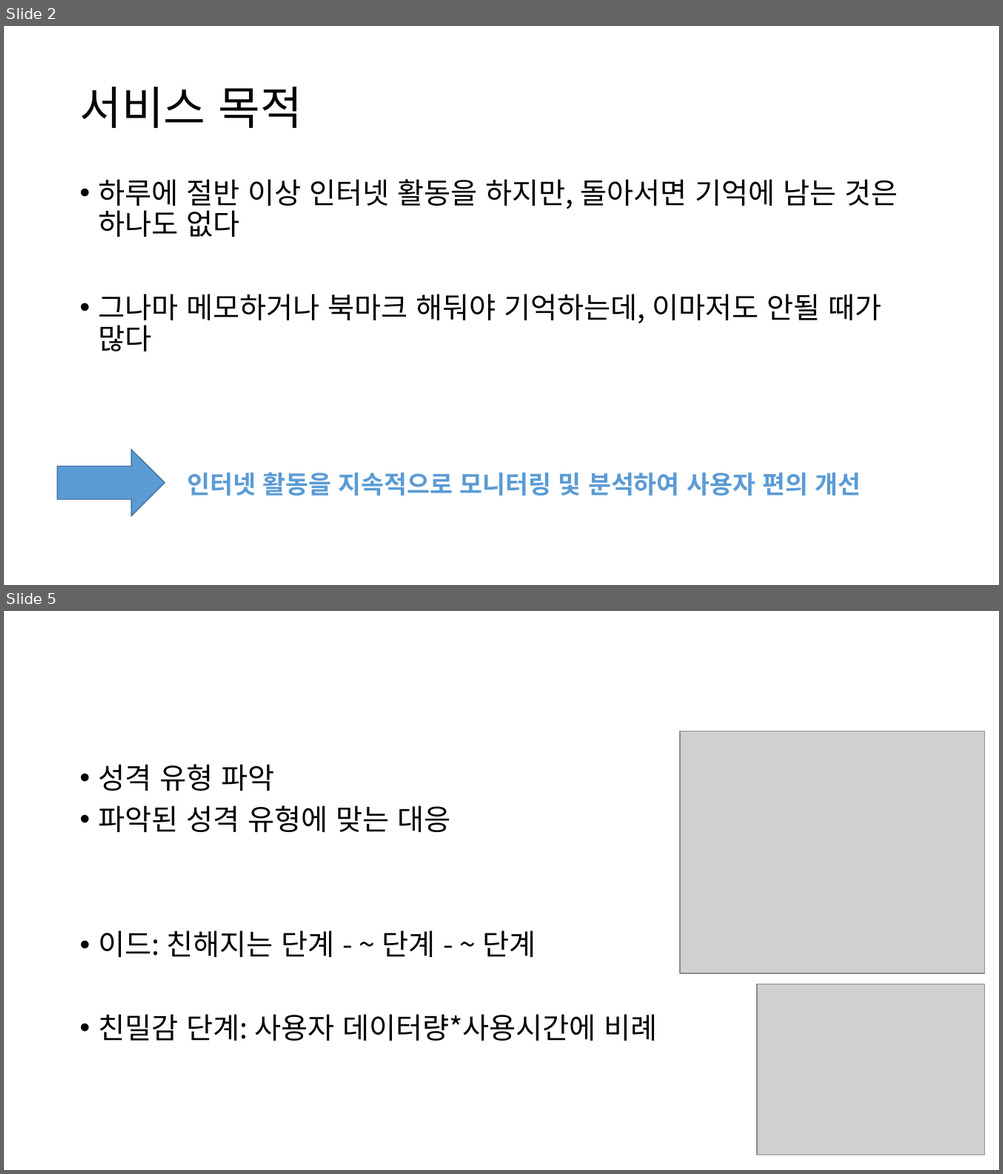
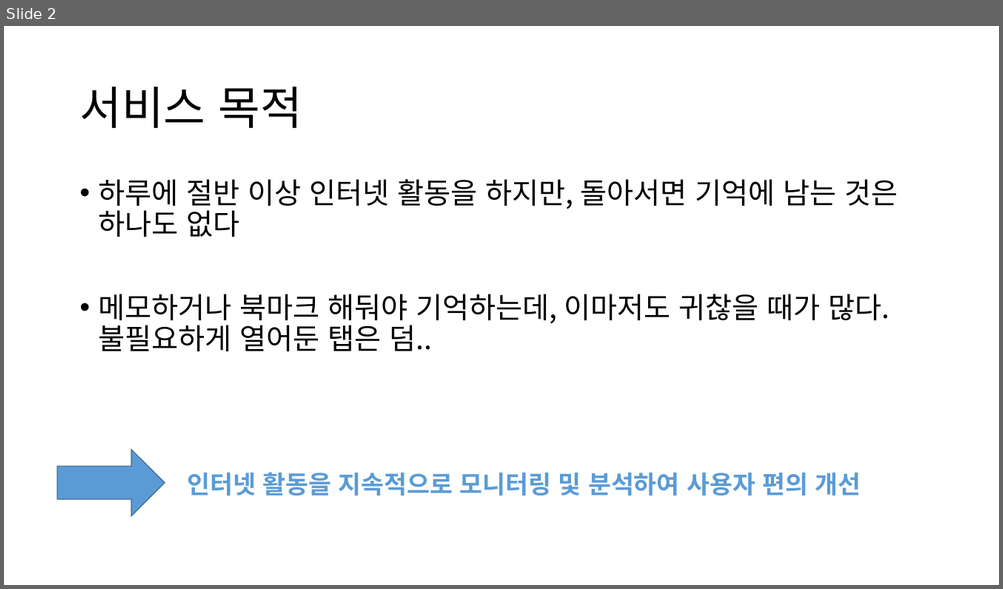
Before and after one commit to HeyHO2154/Id, a slide deck: 시스템 설계도.pptx. Shown one above the other, each under a label of ours: slides 2 and 5 before the commit, slide 2 after it; the slides between them are not shown. The pictures are 1003x1174 and 1003x589 pixels, drawn with LibreOffice and Linux fonts; fonts in the diff are those of the drawing; grey boxes stand for pictures. Boxes give left, top, right and bottom in pixels: in the first picture for what was removed or moved away, otherwise in the second. Text is boxed around its words. In the diff, an @@ line names an element or a change of style, - is before the commit and + after.

```diff
--- a/시스템 설계도.pptx
+++ b/시스템 설계도.pptx
@@ slide 5 removed at [4,611,999,1170], background #FFFFFF @@
@@ picture removed at [680,731,984,974] @@
@@ text removed at [99,764,657,1041] @@
-• 성격 유형 파악
-• 파악된 성격 유형에 맞는 대응
-• 이드: 친해지는 단계 - ~ 단계 - ~ 단계
-• 친밀감 단계: 사용자 데이터량*사용시간에 비례
@@ picture removed at [757,985,984,1156] @@
@@ slide 2 changed as well @@
@@ text at [99,294,889,352]: text changed @@
-• 그나마 메모하거나 북마크 해둬야 기억하는데, 이마저도 안될 때가 많다
+• 메모하거나 북마크 해둬야 기억하는데, 이마저도 귀찮을 때가 많다. 불필요하게 열어둔 탭은 덤..
```
Also in this commit, not shown: 2 other slides changed, 1 slide added, 2 other slides removed.
